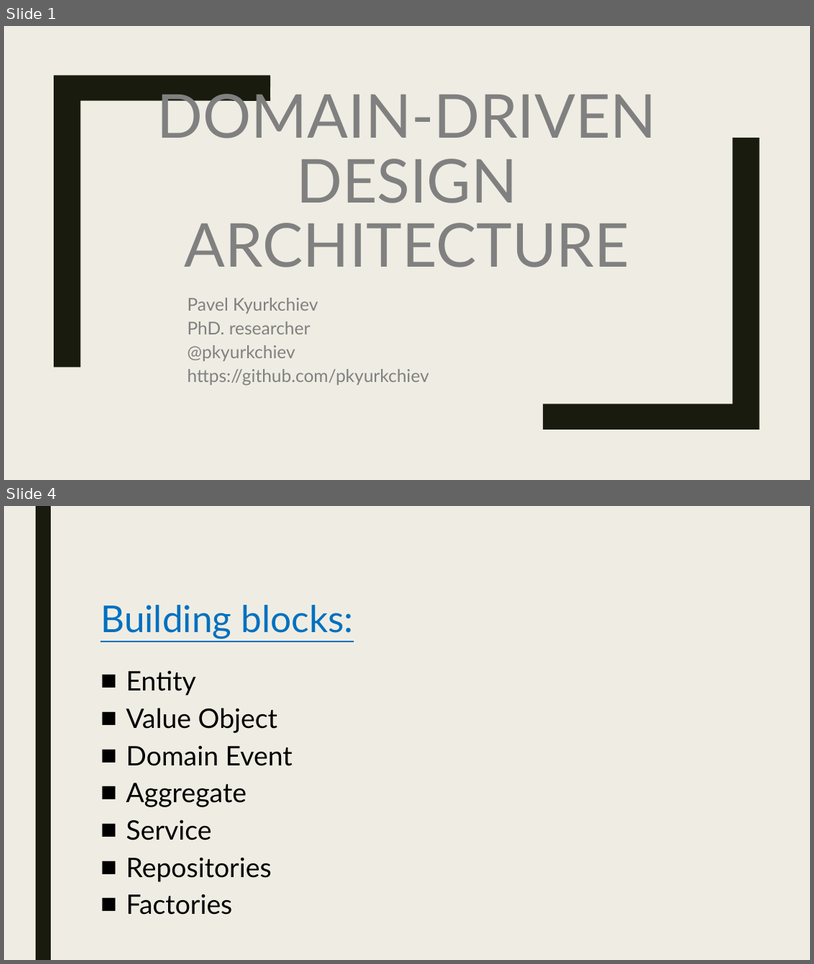
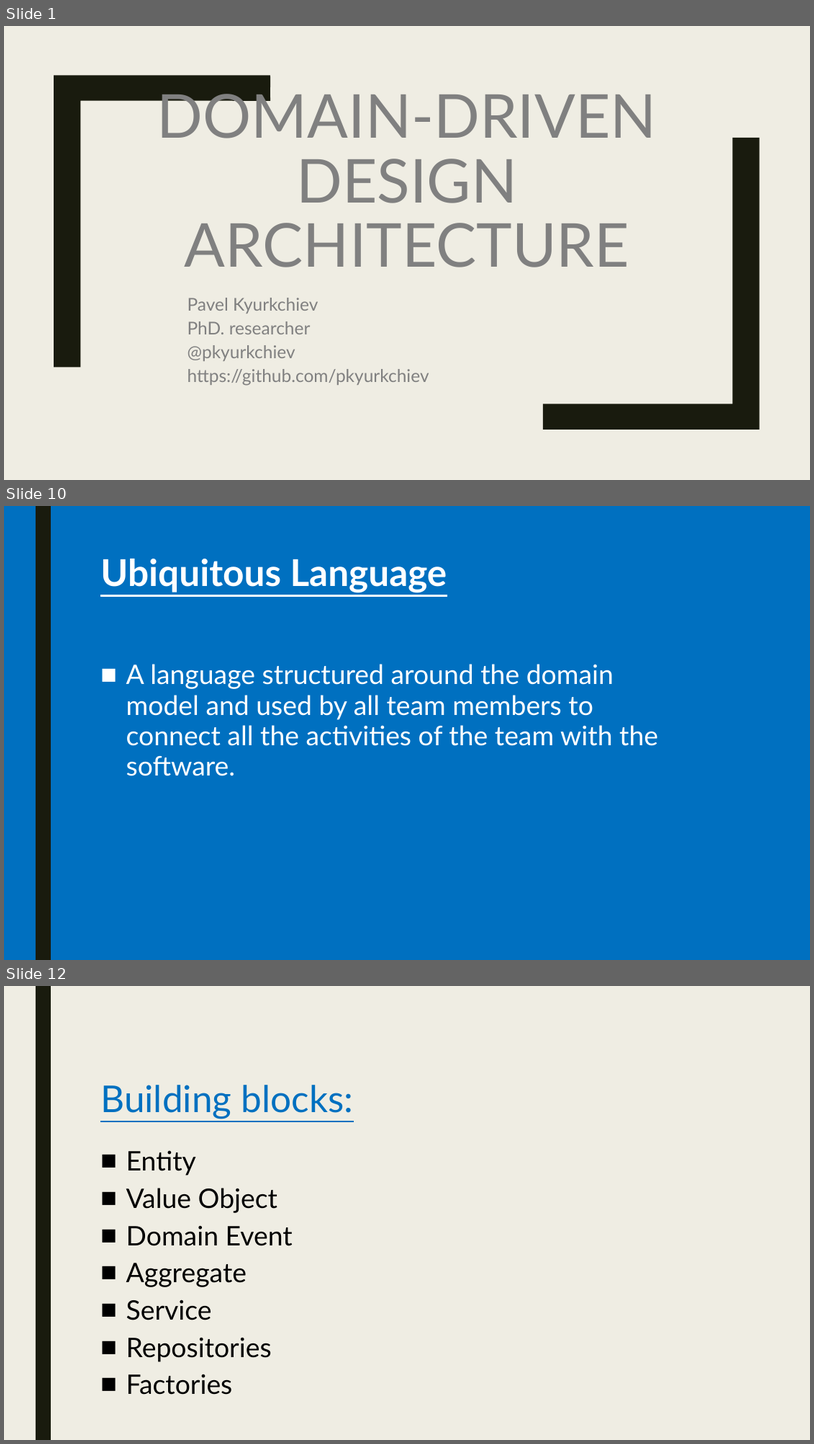
Before and after one commit to pkyurkchiev/practice-biel, a slide deck: presentations/domain-driven design.pptx. Shown one above the other, each under a label of ours: slides 1 and 4 before the commit, slides 1, 10 and 12 after it; the slides between them are not shown. The pictures are 814x964 and 814x1444 pixels, drawn with LibreOffice and Linux fonts; fonts in the diff are those of the drawing. Boxes give left, top, right and bottom in pixels: in the first picture for what was removed or moved away, otherwise in the second. Text is boxed around its words. In the diff, an @@ line names an element or a change of style, - is before the commit and + after.

```diff
--- a/presentations/domain-driven design.pptx
+++ b/presentations/domain-driven design.pptx
@@ slide 10 added at bbox=[4, 506, 810, 960], background #0070C0; not listed: 1 template element that a slide beside it also shows @@
@@ title added at bbox=[100, 559, 448, 592], 44 pt, text #FFFFFF, bold, underline @@
+Ubiquitous Language
@@ text added at bbox=[126, 664, 658, 776], 32 pt, text #FFFFFF @@
+■ A language structured around the domain model and used by all team members to connect all the activities of the team with the software.
@@ what was slide 4 is now slide 12 @@
```
Also in this commit, not shown: 2 slides changed, 9 other slides added, 5 slides removed.
